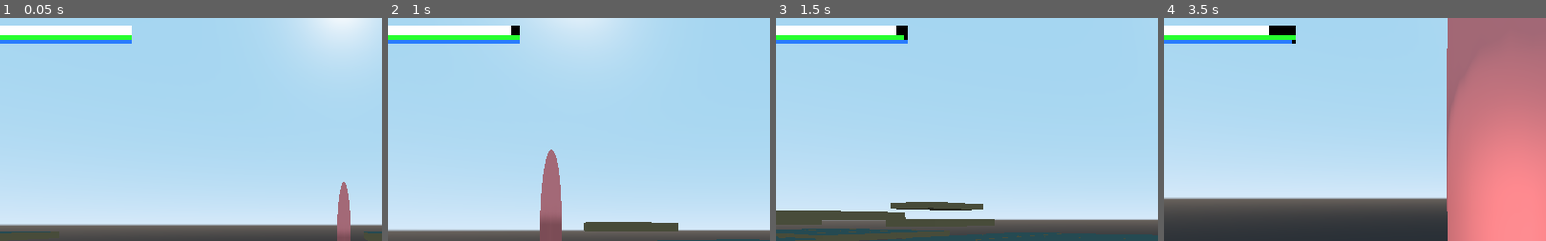
Above: before the commit, frames 1-4 (left to right).
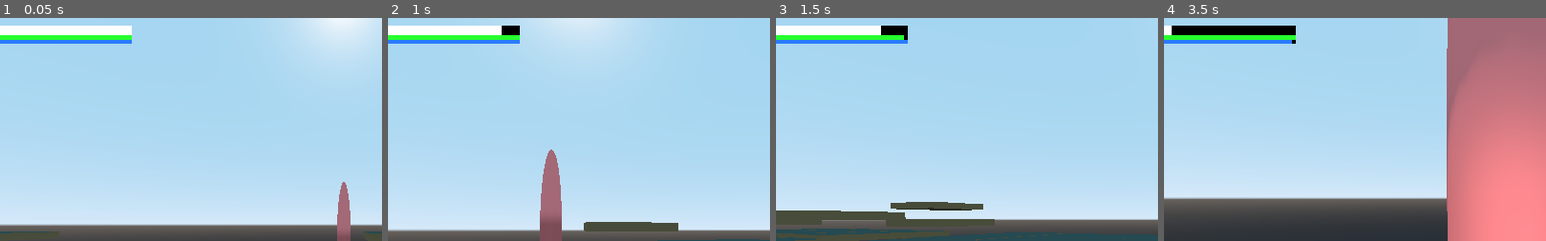
Above: after the commit, the same moments.

Repository: WillNilges/Slender-RIT
Game: Godot game, scene res://MainScene.tscn
Two runs of this game, one before a commit and one after it. Both use one fixed random seed, a clock stepped at 60 frames per second and the inputs below. The project has no main scene, so this scene is started directly.
Inputs (mouse positions are % of the whole screen's width and height, from its top left):
- Up to frame 1 (0.05 s): no input
- Up to frame 2 (1 s): tap Enter (ui_accept) at 0.5 s; move the mouse to (55, 50) at 0.52 s; hold W (move_forward) from 0.53 s (still down); tap F (shoot) at 0.6 s; tap Space (jump) at 0.77 s
- Up to frame 3 (1.5 s): keep holding W (move_forward); move the mouse to (45, 50) at 1.27 s; tap Shift (sprint) at 1.35 s
- Up to frame 4 (3.5 s): keep holding W (move_forward); tap Space (jump) at 1.52, 3.02 s; move the mouse to (52, 48) at 2.02 s; tap F (shoot) at 2.1 s; move the mouse to (49, 52) at 2.77 s; tap Shift (sprint) at 2.85 s
The pictures show only the part of the screen within x 5-55%, y 4-54%; the shares and areas given below are measured in that part.

Frame 1 is identical in both runs. In frame 2, 0.1% of the frame differs, in the area x 29-33%, y 3-8%; in frame 3, 0.2%; in frame 4, 1.1%, in the area x 2-28%, y 3-8%.

Commit message:
Looking at Munchkin when close to him is a bad idea.

Diff:
--- a/Monster.gd
+++ b/Monster.gd
@@ -17,6 +17,8 @@
 onready var timer : Timer = get_node("Timer")
 onready var playerLOS : RayCast = get_node("/root/MainScene/Player/Camera/PlayerLOS")
 onready var fearAura : VisibilityNotifier = get_node("FearAura")
+onready var munsonBody : CollisionShape = get_node("MonsterCollisionShape");
+onready var playerBody : CollisionShape = get_node("/root/MainScene/Player/PlayerCollisionShape");
 
 # Called when the node enters the scene tree for the first time.
 func _ready ():
@@ -44,6 +46,7 @@
 	if fearAura.is_on_screen():
 	#	onscreen = true;
 		print_debug("Oh fuck there he is!")
-		attack(1)
+		var dmgMultiplier = translation.distance_to(player.translation)
+		attack(20/dmgMultiplier)
 	#if fearAura.screen_exited() or !onscreen:
 	#	onscreen = false;
--- a/Spatial.tscn
+++ b/Spatial.tscn
@@ -1,15 +1,13 @@
 [gd_scene load_steps=7 format=2]
 
-[ext_resource path="res://Grace Watson Quad.tscn" type="PackedScene" id=1]
-[ext_resource path="res://player.tscn" type="PackedScene" id=2]
-[ext_resource path="res://Monster.tscn" type="PackedScene" id=3]
+[ext_resource path="res://player.tscn" type="PackedScene" id=1]
+[ext_resource path="res://Monster.tscn" type="PackedScene" id=2]
+[ext_resource path="res://Grace Watson Quad.tscn" type="PackedScene" id=3]
+[ext_resource path="res://User Interface.tscn" type="PackedScene" id=4]
 
 [sub_resource type="BoxShape" id=1]
 
 [sub_resource type="CubeMesh" id=2]
-
-[sub_resource type="SpatialMaterial" id=3]
-albedo_color = Color( 0.133333, 0.333333, 0.207843, 1 )
 
 [node name="MainScene" type="Spatial"]
 transform = Transform( 1, 0, 0, 0, 1, 0, 0, 0, 1, 0.045425, 0.629712, -0.4849 )
@@ -34,7 +32,10 @@
 [node name="CSGMesh" type="CSGMesh" parent="RigidBody"]
 transform = Transform( 50, 0, 0, 0, 0.5, 0, 0, 0, 50, 0, 0, 0 )
 mesh = SubResource( 2 )
-material = SubResource( 3 )
 
-[node name="Grace Watson Quad" parent="." instance=ExtResource( 1 )]
+[node name="Grace Watson Quad" parent="." instance=ExtResource( 3 )]
 transform = Transform( 1, 0, 0, 0, 1, 0, 0, 0, 1, -2.33905, 0, -31.069 )
+
+[node name="CanvasLayer" type="CanvasLayer" parent="."]
+
+[node name="UI" parent="CanvasLayer" instance=ExtResource( 4 )]
Not shown: 2 places in Monster.tscn that only renumber resources
Not shown: 1 places in Spatial.tscn that only renumber resources
